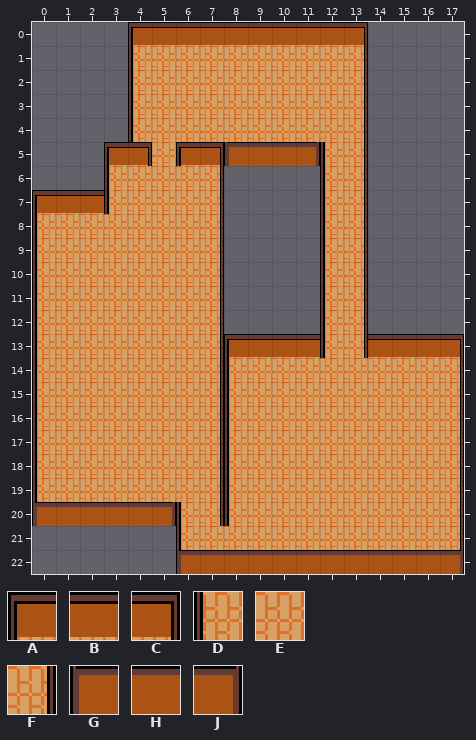
Two versions of a level (Tiled map, Assets/testMap.tmx). Above: the version before the commit.
Cells are 16x16 px. Shown: x 0..17, y 0..22. The old version is drawn lined up with the new one.
Key: from "Tilesmap": A 0, B 1, C 2, D 3, E 4, F 5, G 6, H 7, J 8.
_ is an empty cell.
Layer "Tile Layer 1" before, first column x 0:
 0 ____ABBBBBBBBC____
 1 ____DEEEEEEEEF____
 2 ____DEEEEEEEEF____
 3 ____DEEEEEEEEF____
 4 ____DEEEEEEEEF____
 5 ___ACEACGHHJDF____
 6 ___DEEEF____DF____
 7 ABBDEEEF____DF____
 8 DEEEEEEF____DF____
 9 DEEEEEEF____DF____
10 DEEEEEEF____DF____
11 DEEEEEEF____DF____
12 DEEEEEEF____DF____
13 DEEEEEEFABBBDFBBBC
14 DEEEEEEFDEEEEEEEEF
15 DEEEEEEFDEEEEEEEEF
16 DEEEEEEFDEEEEEEEEF
17 DEEEEEEFDEEEEEEEEF
18 DEEEEEEFDEEEEEEEEF
19 DEEEEEEFDEEEEEEEEF
20 GHHHHJDFDEEEEEEEEF
21 ______DEEEEEEEEEEF
22 ______GHHHHHHHHHHJ
And afterwards:
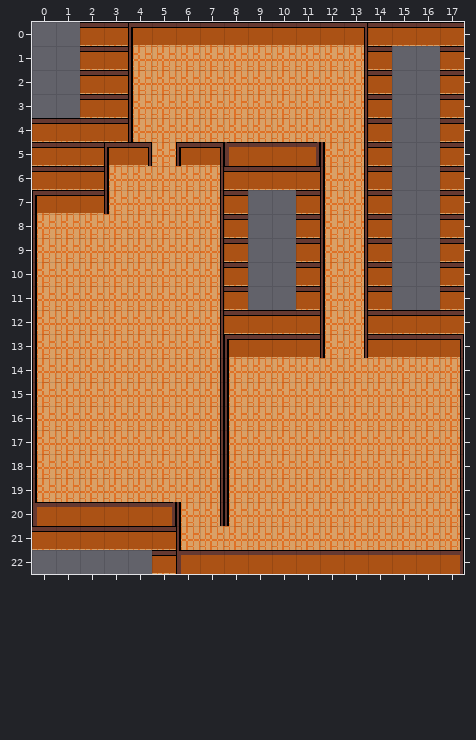
The edit:
map size 32x32 -> 18x23 cells (old content now starts at -10,-6; both pictures use the new coordinates)
Layer "Tile Layer 1":
y 0: x 2..3 __ -> BB; x 14..17 ____ -> BBBB
y 1..3: x 2..3 __ -> BB; x 14 _ -> B; x 17 _ -> B
y 4: x 0..3 ____ -> BBBB; x 14 _ -> B; x 17 _ -> B
y 5: x 0..2 ___ -> BBB; x 14 _ -> B; x 17 _ -> B
y 6: x 0..2 ___ -> BBB; x 8..11 ____ -> BBBB; x 14 _ -> B; x 17 _ -> B
y 7..11: x 8 _ -> B; x 11 _ -> B; x 14 _ -> B; x 17 _ -> B
y 12: x 8..11 ____ -> BBBB; x 14..17 ____ -> BBBB
y 21: x 0..5 ______ -> BBBBBB
y 22: x 5 _ -> B
